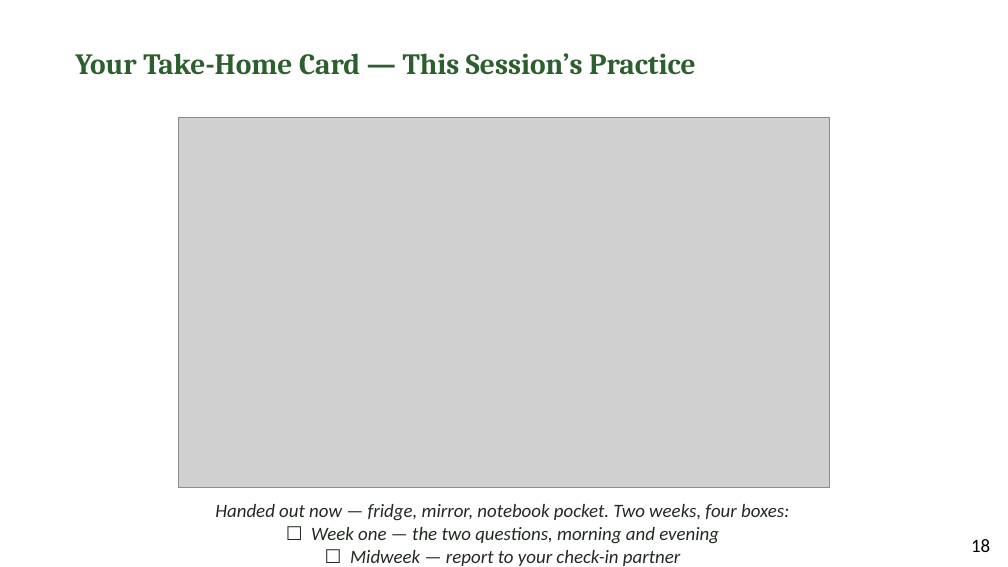
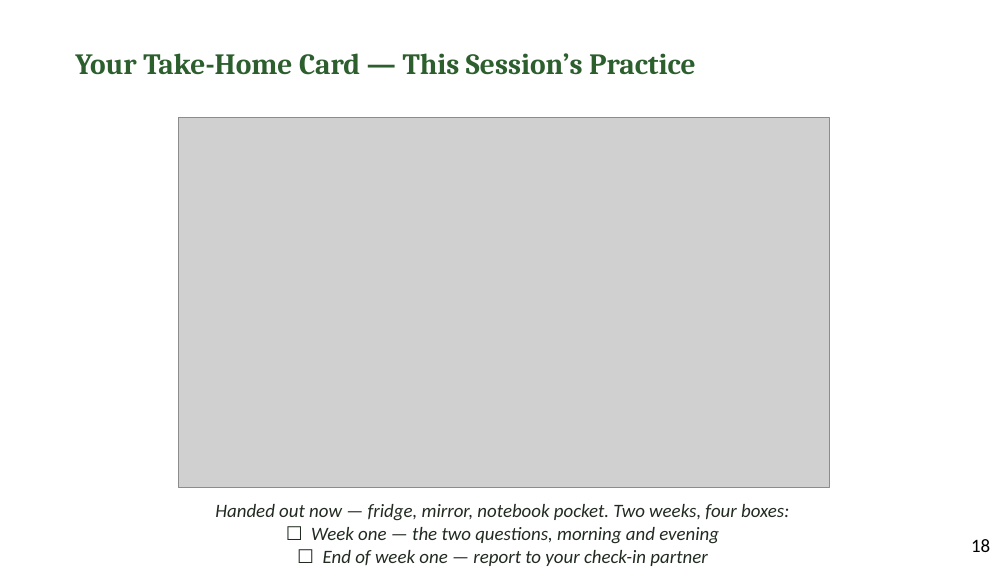
Before and after one commit to jgtittle-ministries/fellowship-of-the-heart-pilot-at-cca-dev, a slide deck: slide 17 of _implementation-notes/evening-series/FotH Evening Session 1 Slides DRAFT v1.pptx. Drawn at 1008x567 pixels with LibreOffice and Linux fonts; fonts in the diff are those of the drawing; grey boxes stand for pictures. Boxes give left, top, right and bottom in pixels: in the first picture for what was removed or moved away, otherwise in the second. Text is boxed around its words. In the diff, an @@ line names an element or a change of style, - is before the commit and + after.

```diff
--- a/_implementation-notes/evening-series/FotH Evening Session 1 Slides DRAFT v1.pptx
+++ b/_implementation-notes/evening-series/FotH Evening Session 1 Slides DRAFT v1.pptx
@@ text at (323, 550, 707, 566): text changed @@
-☐ Midweek — report to your check-in partner
+☐ End of week one — report to your check-in partner
```
Also in this commit, not shown: 3 other slides changed, 49 other files.
